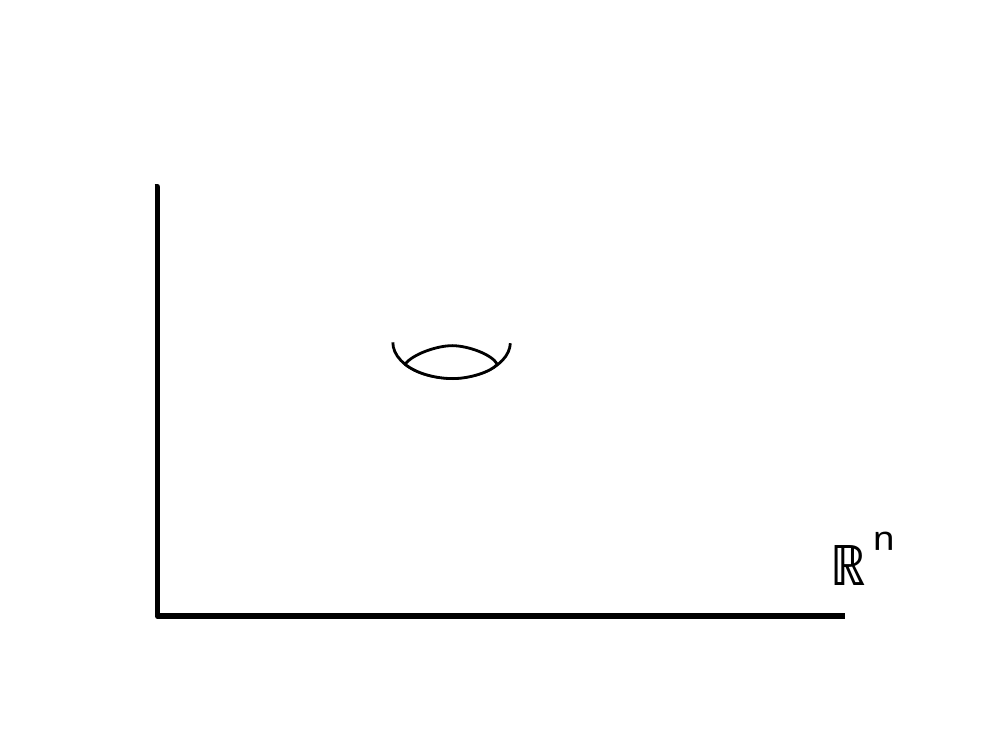
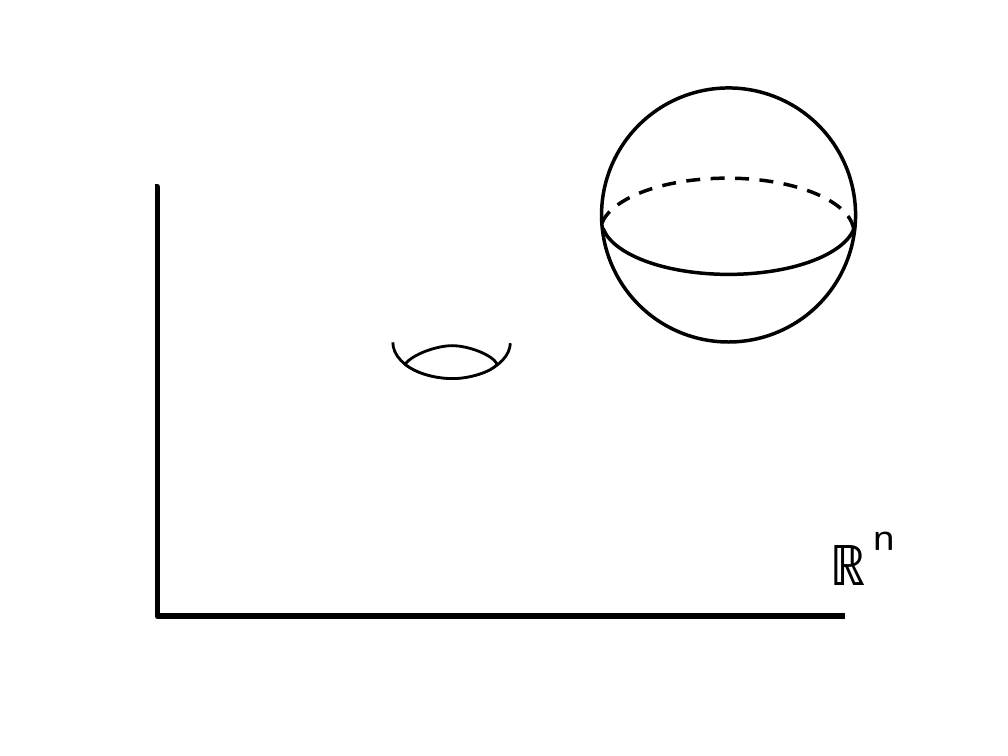
Before and after one commit to lutteropp/GeoTopo, a slide deck: slide 1 of images/Bilder.pptx. Drawn at 1008x756 pixels with LibreOffice and Linux fonts; fonts in the diff are those of the drawing. Boxes give left, top, right and bottom in pixels: in the first picture for what was removed or moved away, otherwise in the second. Text is boxed around its words. In the diff, an @@ line names an element or a change of style, - is before the commit and + after.

```diff
--- a/images/Bilder.pptx
+++ b/images/Bilder.pptx
@@ ellipse added at box(602, 88, 856, 342), outline #000000 2.5 pt @@
@@ arc (boxed as its full ellipse) added at box(600, 178, 854, 287), outline #000000 2.5 pt dashed @@
@@ arc (boxed as its full ellipse) added at box(602, 165, 856, 274), outline #000000 2.5 pt @@
```
Also in this commit, not shown: 10 slides added, 13 other files.
